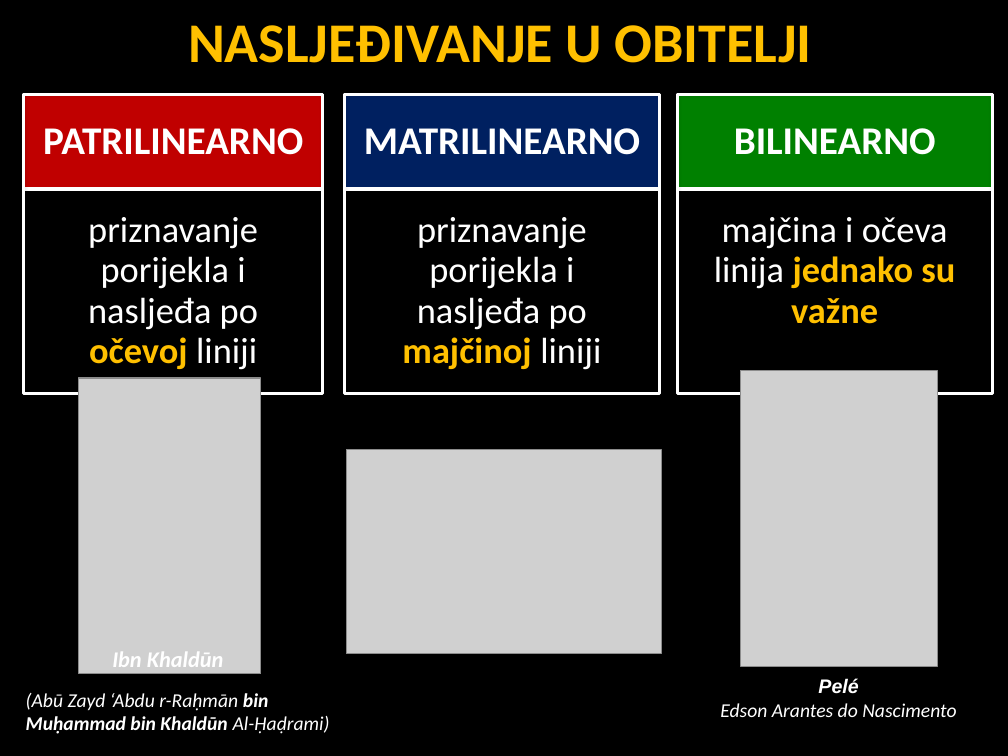
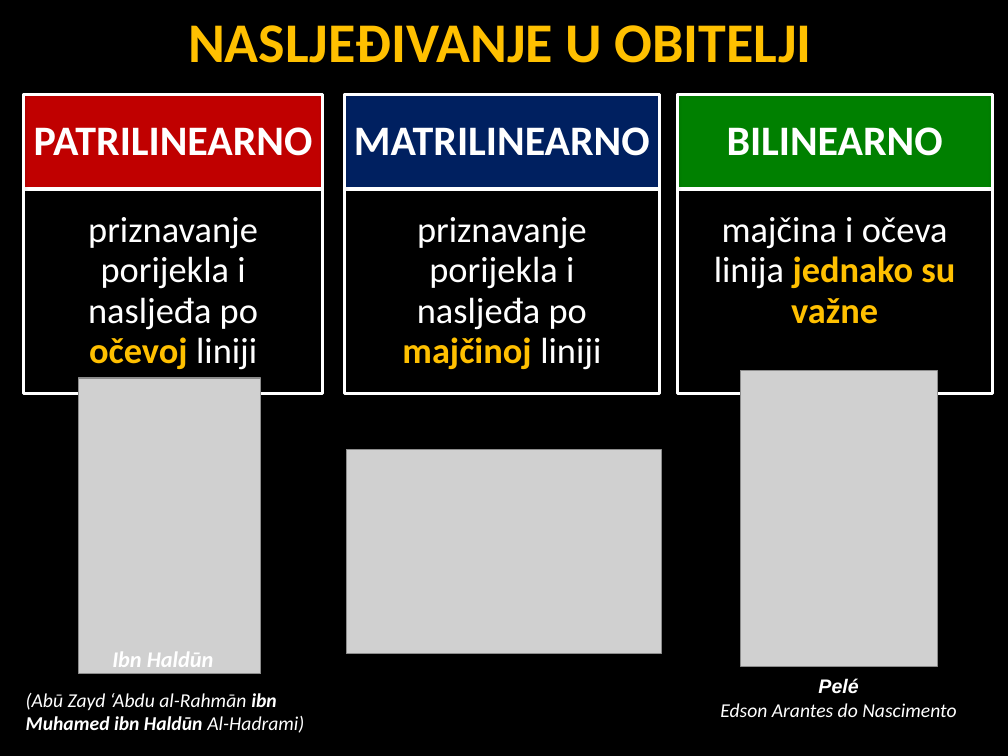
Before and after one commit to srednja-skola/sociologija, a slide deck: slide 5 of data/pptx/007_Obitelj_brak_i_srodstvo.pptx. Drawn at 1008x756 pixels with LibreOffice and Linux fonts; fonts in the diff are those of the drawing; grey boxes stand for pictures. Boxes give left, top, right and bottom in pixels: in the first picture for what was removed or moved away, otherwise in the second. Text is boxed around its words. In the diff, an @@ line names an element or a change of style, - is before the commit and + after.

```diff
--- a/data/pptx/007_Obitelj_brak_i_srodstvo.pptx
+++ b/data/pptx/007_Obitelj_brak_i_srodstvo.pptx
@@ size 28 to 30 pt in 3 elements at box(23, 95, 323, 190), box(345, 95, 659, 190), box(677, 95, 992, 190) @@
@@ text at box(112, 652, 214, 667): text changed @@
-Ibn Khaldūn
+Ibn Haldūn
@@ text at box(26, 693, 304, 733): text changed @@
-(Abū Zayd ‘Abdu r-Raḥmān bin Muḥammad bin Khaldūn Al-Ḥaḍrami)
+(Abū Zayd ‘Abdu al-Rahmān ibn Muhamed ibn Haldūn Al-Hadrami)
```
Also in this commit, not shown: 10 other slides changed, 1 slide added.
